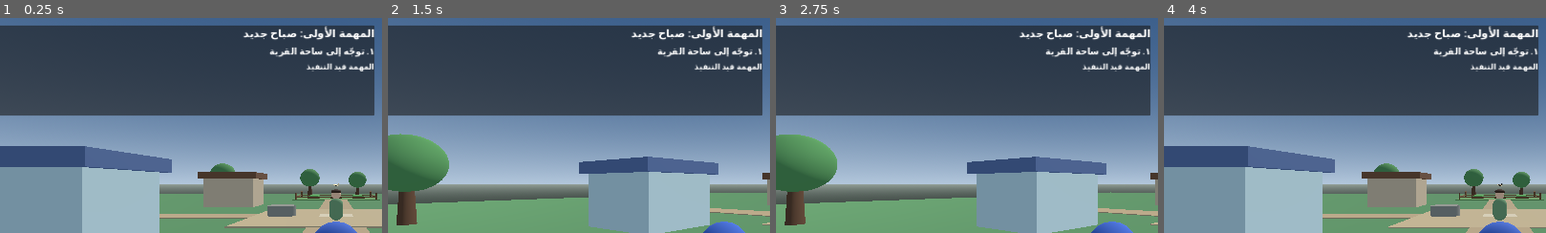
Above: before the commit, frames 1-4 (left to right).
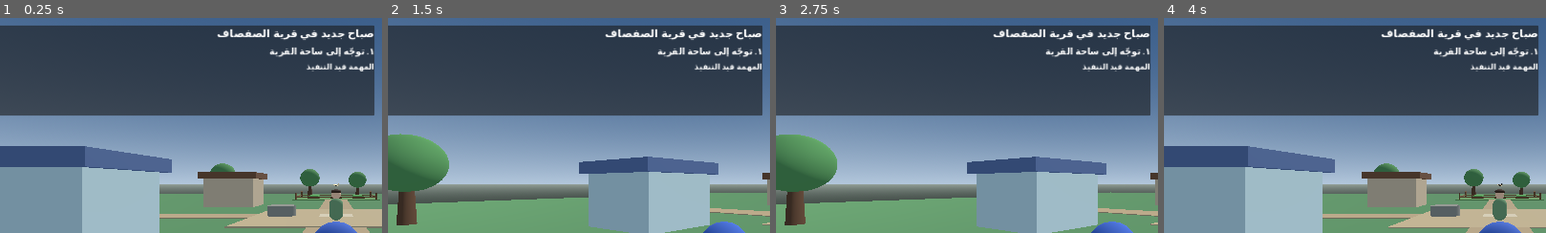
Above: after the commit, the same moments.

Repository: dzdfast-art/GTA-GHIBLI
Game: Godot game, scene res://main.tscn
Same seed, same stepped clock (60 frames per second), same inputs: the game is played once before the commit and once after it.
Inputs:
- Up to frame 1 (0.25 s): no input
- Up to frame 2 (1.5 s): click "UP" at 0.5 s; click "LEFT" at 1.25 s
- Up to frame 3 (2.75 s): click "DOWN" at 2 s
- Up to frame 4 (4 s): click "RIGHT" at 2.75 s; click "TALK" at 3.5 s
The pictures show only the part of the screen within x 6-56%, y 11-61%; the shares and areas given below are measured in that part.

The runs differ from the first frame. In frame 1, 0.9% of the frame differs, in the area x 56-98%, y 3-11%; in frame 2, 0.9%; in frame 3, 0.9%; in frame 4, 0.9%.

Commit message:
feat: load first mission objectives from JSON

Diff:
--- a/scripts/missions/mission_manager.gd
+++ b/scripts/missions/mission_manager.gd
@@ -1,16 +1,23 @@
 extends CanvasLayer
 
 ## Runtime tracker for the first playable village mission.
+## Objective copy and reward display are loaded from the mission JSON record.
+
+const MISSION_DATA_PATH := "res://data/missions/mission_001.json"
 
 var _player: Node3D
 var _square_reached := false
 var _mira_spoken_to := false
 var _garden_visited := false
+var _mission_data: Dictionary = {}
+var _objectives: Array = []
 var _objective_label: Label
 var _status_label: Label
+var _mission_title_label: Label
 
 
 func _ready() -> void:
+	_load_mission_data()
 	_build_hud()
 	_refresh_hud()
 
@@ -21,6 +28,38 @@
 		var callback := Callable(self, "_on_mira_dialogue_spoken")
 		if not mira.is_connected("dialogue_spoken", callback):
 			mira.connect("dialogue_spoken", callback)
+
+
+func _load_mission_data() -> void:
+	if not FileAccess.file_exists(MISSION_DATA_PATH):
+		push_warning("Mission data is missing: " + MISSION_DATA_PATH)
+		return
+
+	var file := FileAccess.open(MISSION_DATA_PATH, FileAccess.READ)
+	if file == null:
+		push_warning("Could not open mission data: " + MISSION_DATA_PATH)
+		return
+
+	var parsed = JSON.parse_string(file.get_as_text())
+	if not parsed is Dictionary:
+		push_warning("Mission data must contain a JSON object.")
+		return
+
+	var objectives_value = parsed.get("objectives", [])
+	if not objectives_value is Array:
+		push_warning("Mission objectives must be a JSON array.")
+		return
+
+	_mission_data = parsed
+	_objectives = objectives_value
+
+
+func _objective_description(index: int, fallback: String) -> String:
+	if index >= 0 and index < _objectives.size():
+		var objective = _objectives[index]
+		if objective is Dictionary:
+			return str(objective.get("description", fallback))
+	return fallback
 
 
 func _process(_delta: float) -> void:
@@ -56,12 +95,12 @@
 	content.add_theme_constant_override("separation", 5)
 	panel.add_child(content)
 
-	var title := Label.new()
-	title.text = "المهمة الأولى: صباح جديد"
-	title.text_direction = Control.TEXT_DIRECTION_RTL
-	title.horizontal_alignment = HORIZONTAL_ALIGNMENT_RIGHT
-	title.add_theme_font_size_override("font_size", 18)
-	content.add_child(title)
+	_mission_title_label = Label.new()
+	_mission_title_label.text = str(_mission_data.get("title", "المهمة الأولى: صباح جديد"))
+	_mission_title_label.text_direction = Control.TEXT_DIRECTION_RTL
+	_mission_title_label.horizontal_alignment = HORIZONTAL_ALIGNMENT_RIGHT
+	_mission_title_label.add_theme_font_size_override("font_size", 18)
+	content.add_child(_mission_title_label)
 
 	_objective_label = Label.new()
 	_objective_label.text_direction = Control.TEXT_DIRECTION_RTL
@@ -82,14 +121,16 @@
 		return
 
 	if not _square_reached:
-		_objective_label.text = "١. توجّه إلى ساحة القرية"
+		_objective_label.text = "١. " + _objective_description(0, "توجّه إلى ساحة القرية")
 		_status_label.text = "المهمة قيد التنفيذ"
 	elif not _mira_spoken_to:
-		_objective_label.text = "٢. تحدّث مع ميرا"
+		_objective_label.text = "٢. " + _objective_description(1, "تحدّث مع ميرا")
 		_status_label.text = "أحسنت! وصلت إلى الساحة."
 	elif not _garden_visited:
-		_objective_label.text = "٣. زر الحديقة المجتمعية"
+		_objective_label.text = "٣. " + _objective_description(2, "زُر الحديقة المجتمعية")
 		_status_label.text = "ميرا تنتظرك في الحديقة."
 	else:
 		_objective_label.text = "اكتملت المهمة الأولى!"
-		_status_label.text = "مكافأة تجريبية: ٢٥ قطعة نقدية"
+		var rewards: Dictionary = _mission_data.get("rewards", {})
+		var currency := int(rewards.get("currency", 25))
+		_status_label.text = "مكافأة تجريبية: %d قطعة نقدية" % currency
